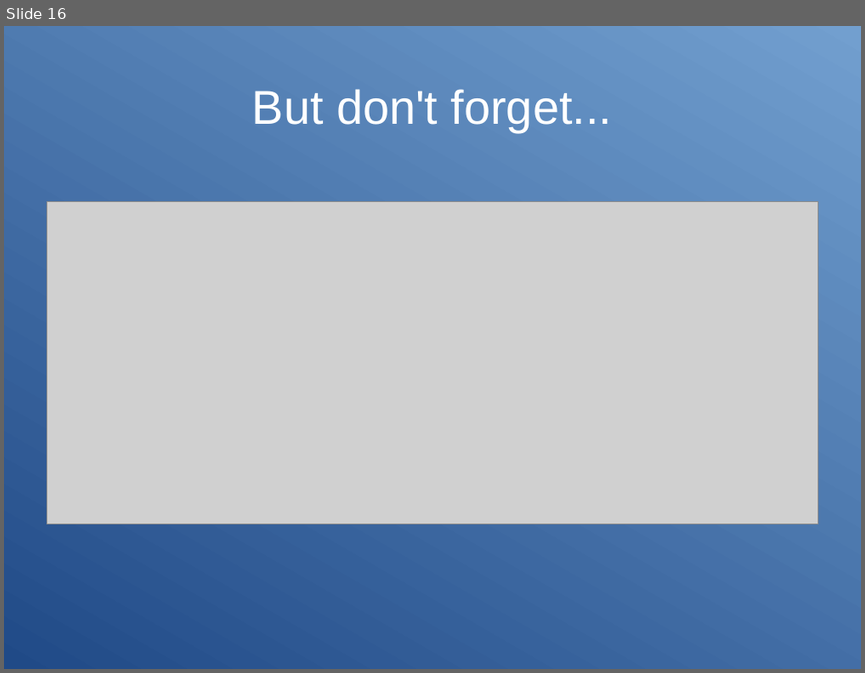
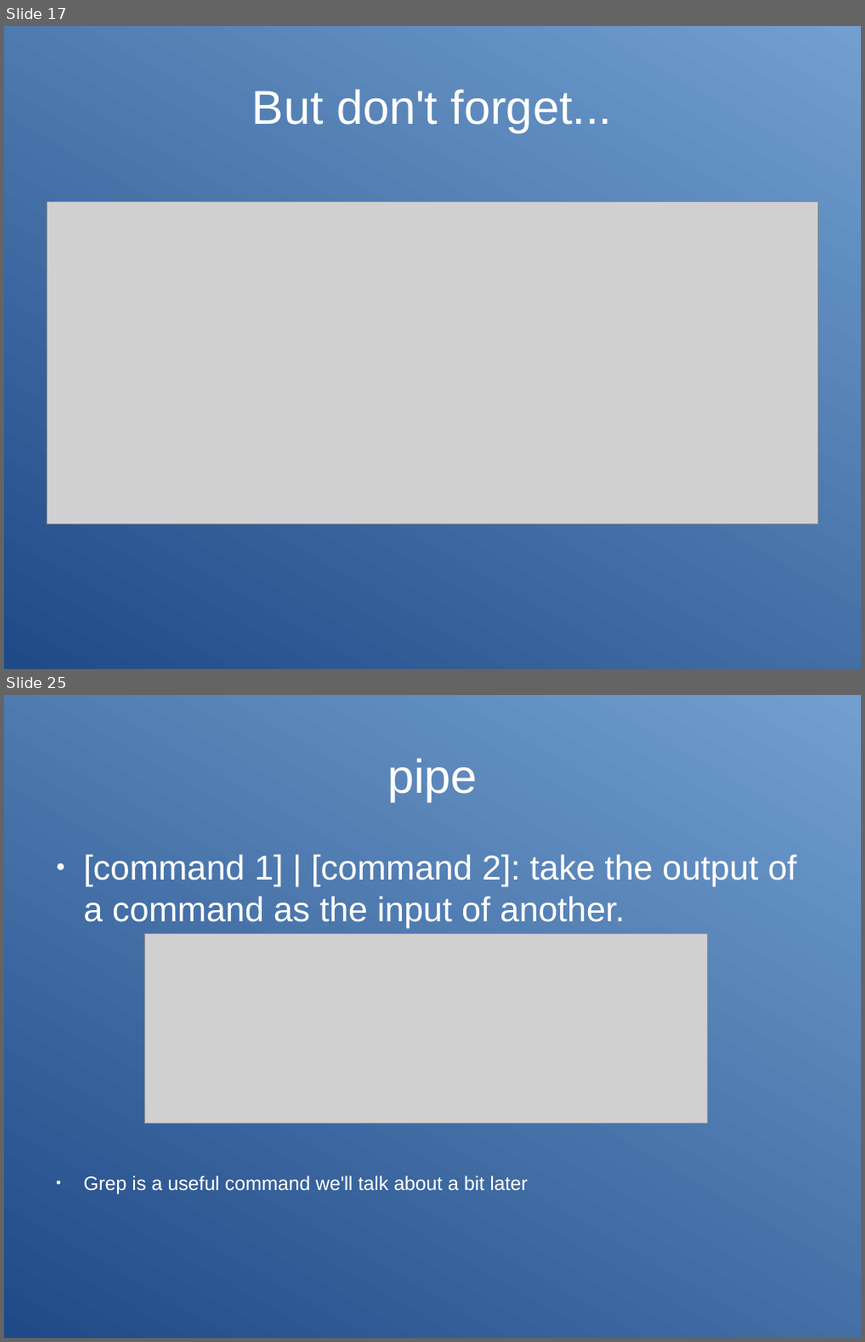
Before and after one commit to Clibre/An-introduction-to-bash, a slide deck: presentation.odp. Shown one above the other, each under a label of ours: slide 16 before the commit, slides 17 and 25 after it; the slides between them are not shown. The pictures are 865x673 and 865x1342 pixels, drawn with LibreOffice and Linux fonts; fonts in the diff are those of the drawing; grey boxes stand for pictures. Boxes give left, top, right and bottom in pixels: in the first picture for what was removed or moved away, otherwise in the second. Text is boxed around its words. In the diff, an @@ line names an element or a change of style, - is before the commit and + after.

```diff
--- a/presentation.odp
+++ b/presentation.odp
@@ slide 25 added at [4, 695, 861, 1338], background gradient #204A87 to #729FCF @@
@@ title added at [387, 758, 477, 801], 44 pt, text #FFFFFF @@
+pipe
@@ text added at [84, 854, 797, 1194], 32 pt, text #FFFFFF @@
+● [command 1] | [command 2]: take the output of a command as the input of another.
+● Grep is a useful command we'll talk about a bit later
@@ picture added at [145, 934, 708, 1123] @@
@@ what was slide 16 is now slide 17 @@
```
Also in this commit, not shown: 2 slides changed, 8 other slides added, 8 other files.
